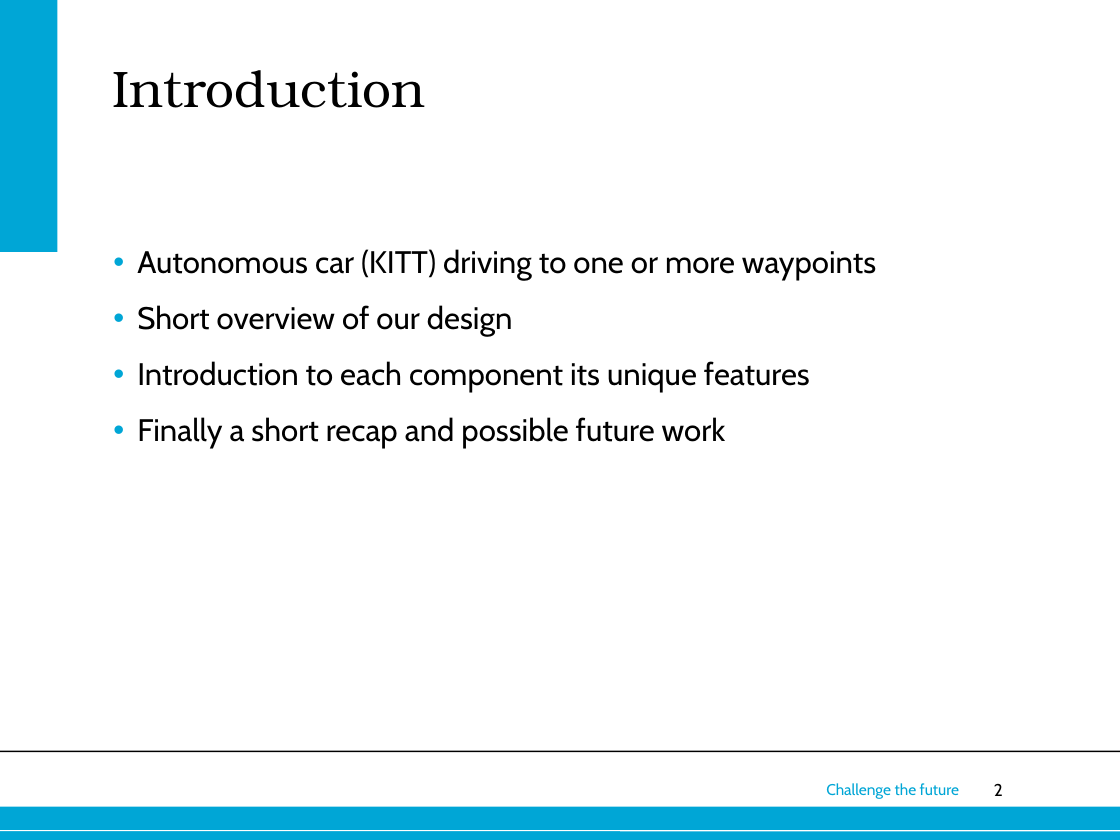
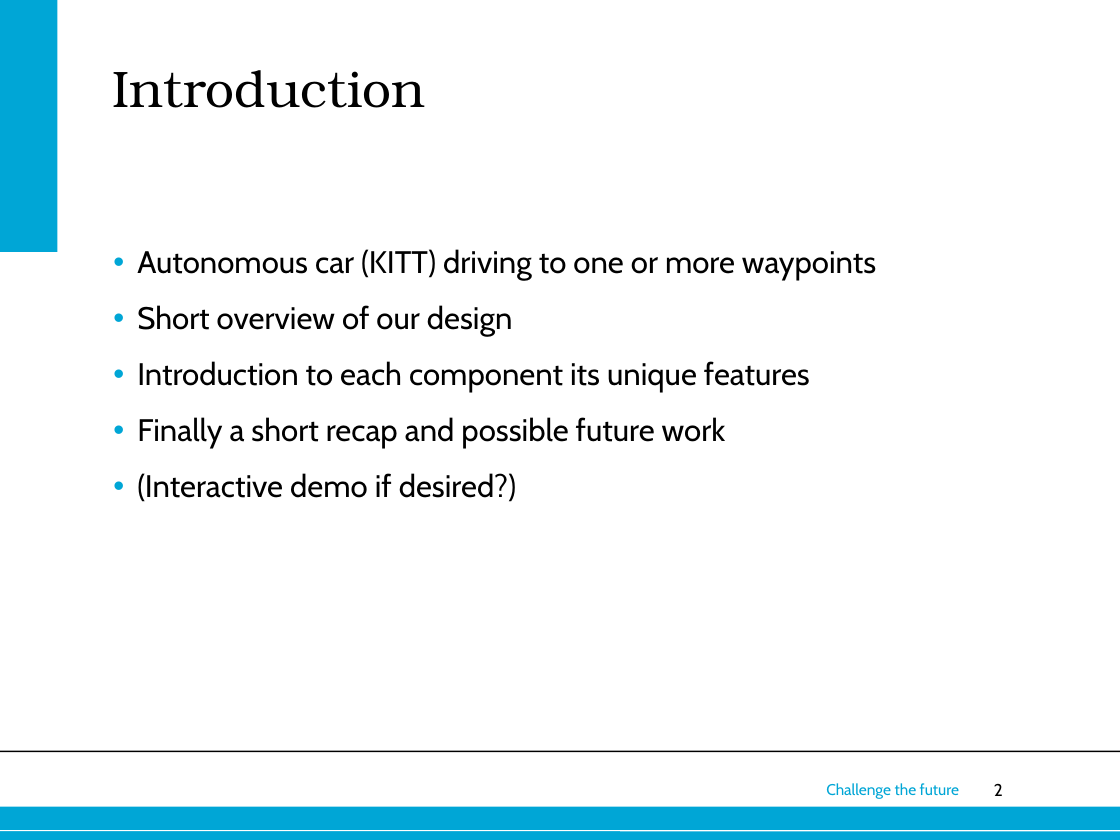
Before and after one commit to rphes/KITT-KATT, a slide deck: slide 2 of docs/final-presentation/final-presentation.pptx. Drawn at 1120x840 pixels with LibreOffice and Linux fonts; fonts in the diff are those of the drawing; background and template pictures are left out. Boxes give left, top, right and bottom in pixels: in the first picture for what was removed or moved away, otherwise in the second. Text is boxed around its words. In the diff, an @@ line names an element or a change of style, - is before the commit and + after.

```diff
--- a/docs/final-presentation/final-presentation.pptx
+++ b/docs/final-presentation/final-presentation.pptx
@@ text at bbox=[137, 473, 516, 502]: paragraph added @@
+• (Interactive demo if desired?)
```
Also in this commit, not shown: 4 other slides changed, 1 slide added.
